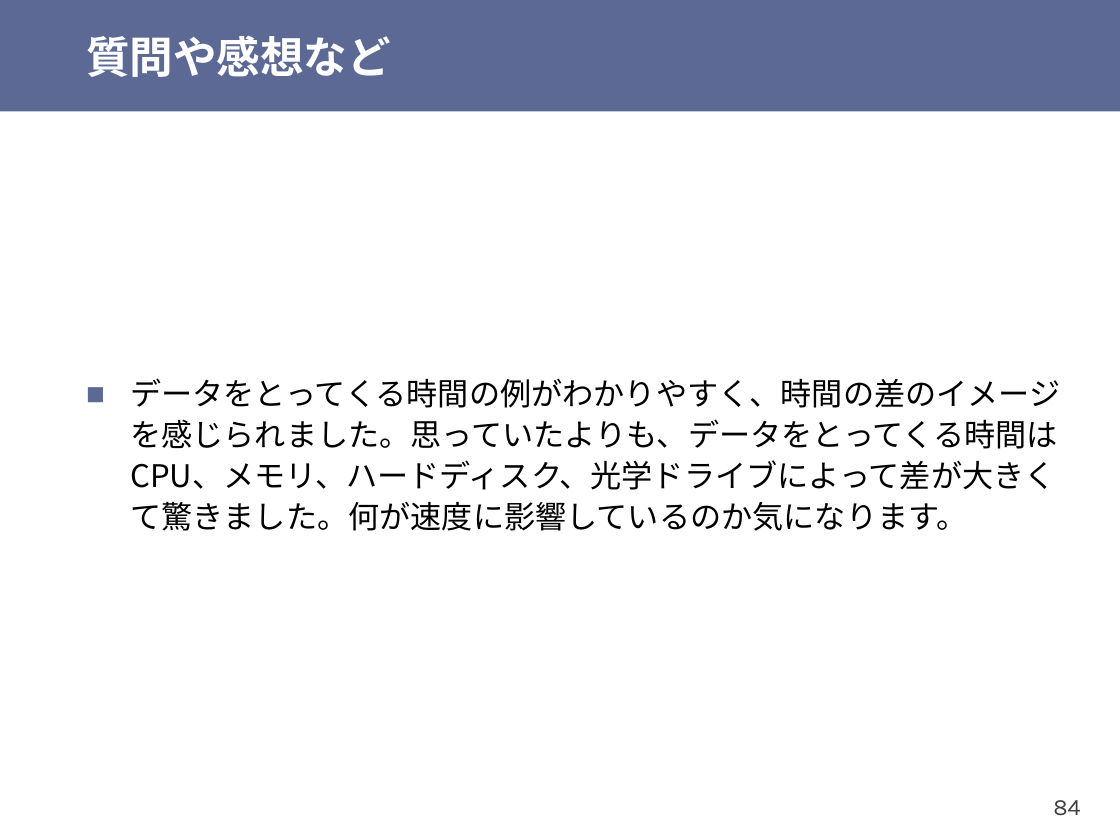
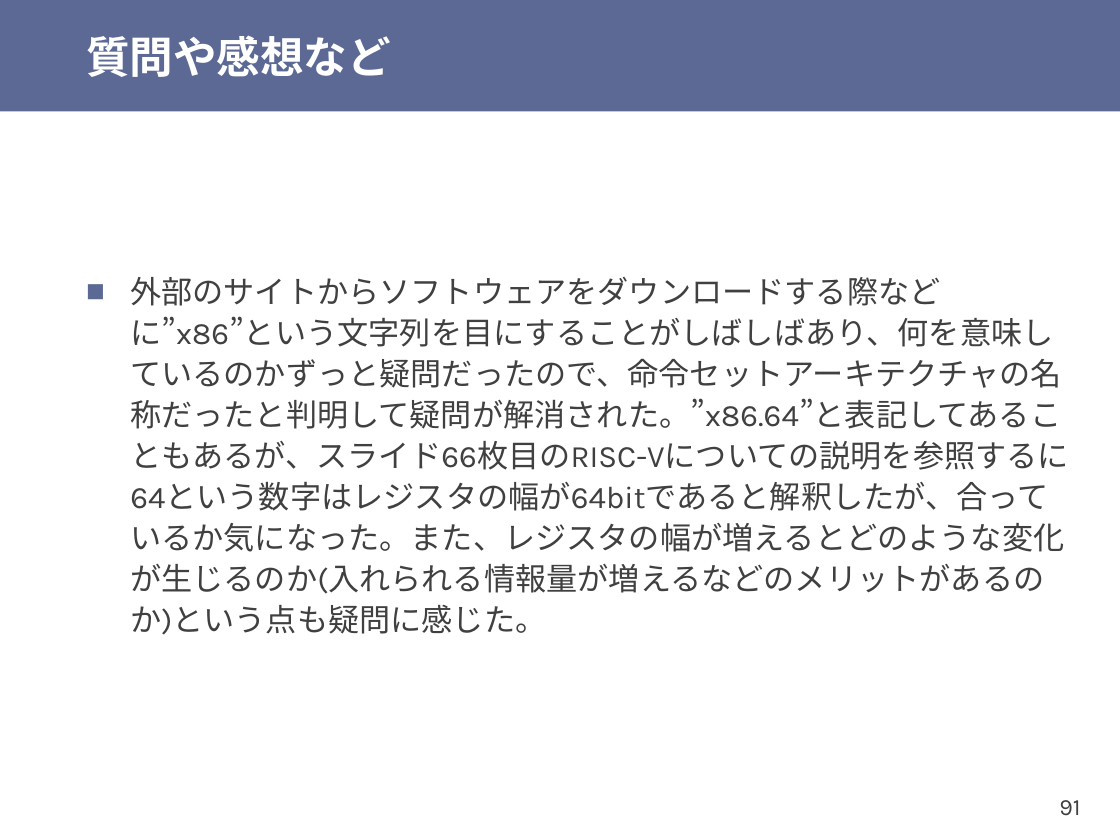
Before and after one commit to shioyadan/otya-computer-architecture-i, a slide deck: slide 91 of cai-shioya-03.pptx (slide 84 before the commit). Drawn at 1120x840 pixels with LibreOffice and Linux fonts; fonts in the diff are those of the drawing. Boxes give left, top, right and bottom in pixels: in the first picture for what was removed or moved away, otherwise in the second. Text is boxed around its words. In the diff, an @@ line names an element or a change of style, - is before the commit and + after.

```diff
--- a/cai-shioya-03.pptx
+++ b/cai-shioya-03.pptx
@@ text at (x1=130, y1=277, x2=1069, y2=635): text changed; font Noto Sans CJK JP to Karla; text colour #000000 to #404040 @@
-■ データをとってくる時間の例がわかりやすく、時間の差のイメージを感じられました。思っていたよりも、データをとってくる時間はCPU、メモリ、ハードディスク、光学ドライブによって差が大きくて驚きました。何が速度に影響しているのか気になります。
+■ 外部のサイトからソフトウェアをダウンロードする際などに”x86”という文字列を目にすることがしばしばあり、何を意味しているのかずっと疑問だったので、命令セットアーキテクチャの名称だったと判明して疑問が解消された。”x86.64”と表記してあることもあるが、スライド66枚目のRISC-Vについての説明を参照するに64という数字はレジスタの幅が64bitであると解釈したが、合っているか気になった。また、レジスタの幅が増えるとどのような変化が生じるのか(入れられる情報量が増えるなどのメリットがあるのか)という点も疑問に感じた。
@@ page number at (x1=1059, y1=800, x2=1080, y2=816): text changed @@
-84
+91
```
Also in this commit, not shown: 26 other slides changed, 5 slides added, 3 slides removed, 1 other file.
